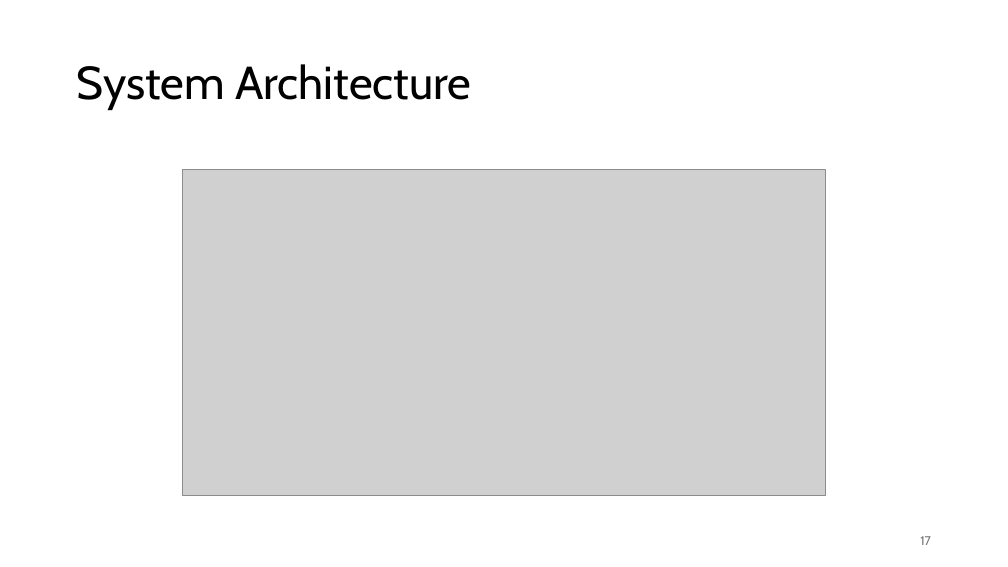
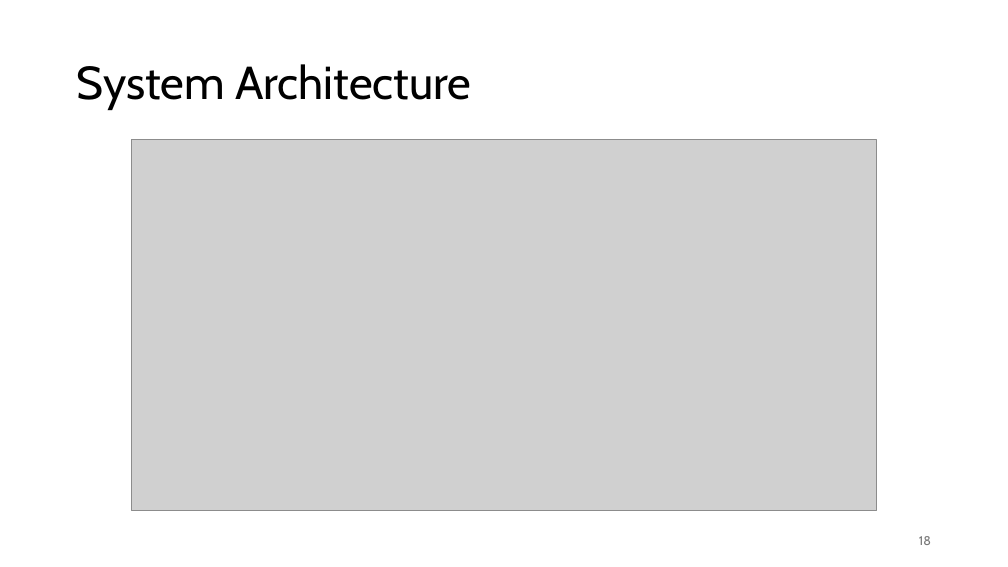
Before and after one commit to Niels149/AIASFault, a slide deck: slide 18 of AIASPres.pptx (slide 17 before the commit). Drawn at 1008x567 pixels with LibreOffice and Linux fonts; fonts in the diff are those of the drawing; grey boxes stand for pictures. Boxes give left, top, right and bottom in pixels: in the first picture for what was removed or moved away, otherwise in the second. Text is boxed around its words. In the diff, an @@ line names an element or a change of style, - is before the commit and + after.

```diff
--- a/AIASPres.pptx
+++ b/AIASPres.pptx
@@ picture: place and size @@
-picture at (183,170,826,496)
+picture at (132,140,876,511)
@@ page number at (919,536,931,545): text changed @@
-17
+18
```
Also in this commit, not shown: 5 other slides changed, 3 slides added, 3 slides removed, 1 other file.
